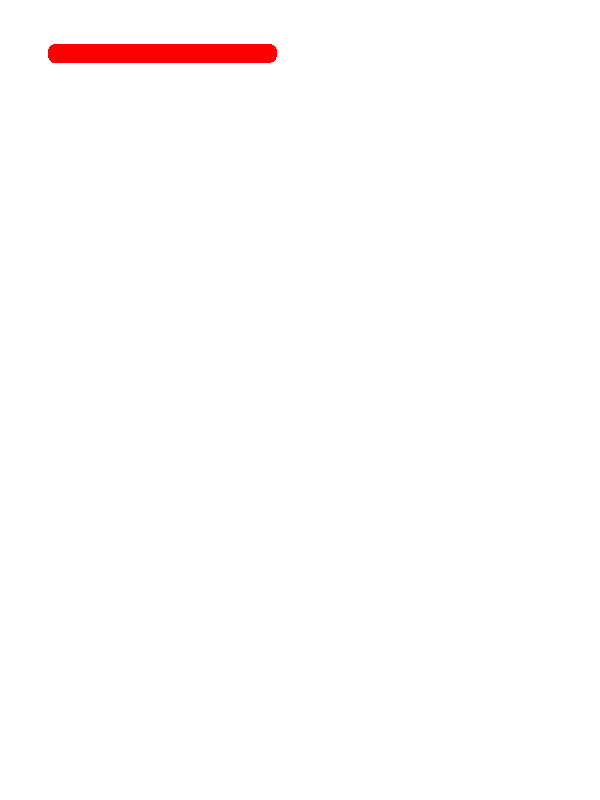
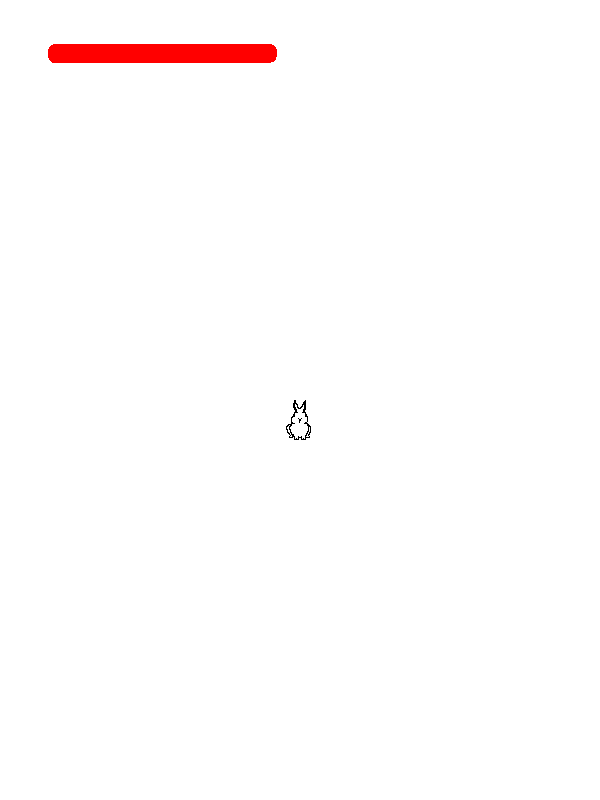
Revision of a layered 600×800 image; what changed, layer by layer:
added layer "rabbit" above "healthBar" over (x1=286, y1=400, x2=311, y2=440)
